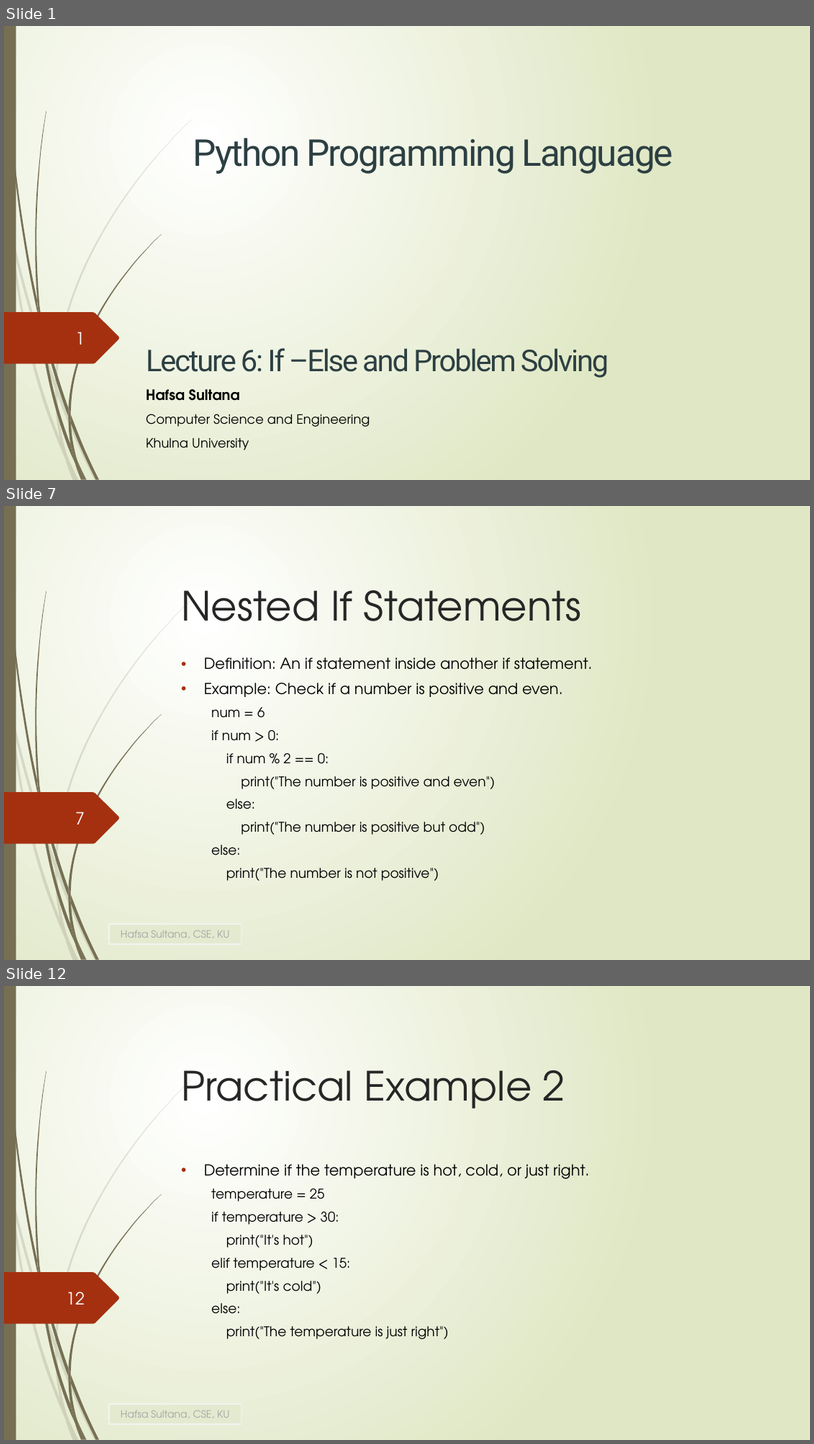
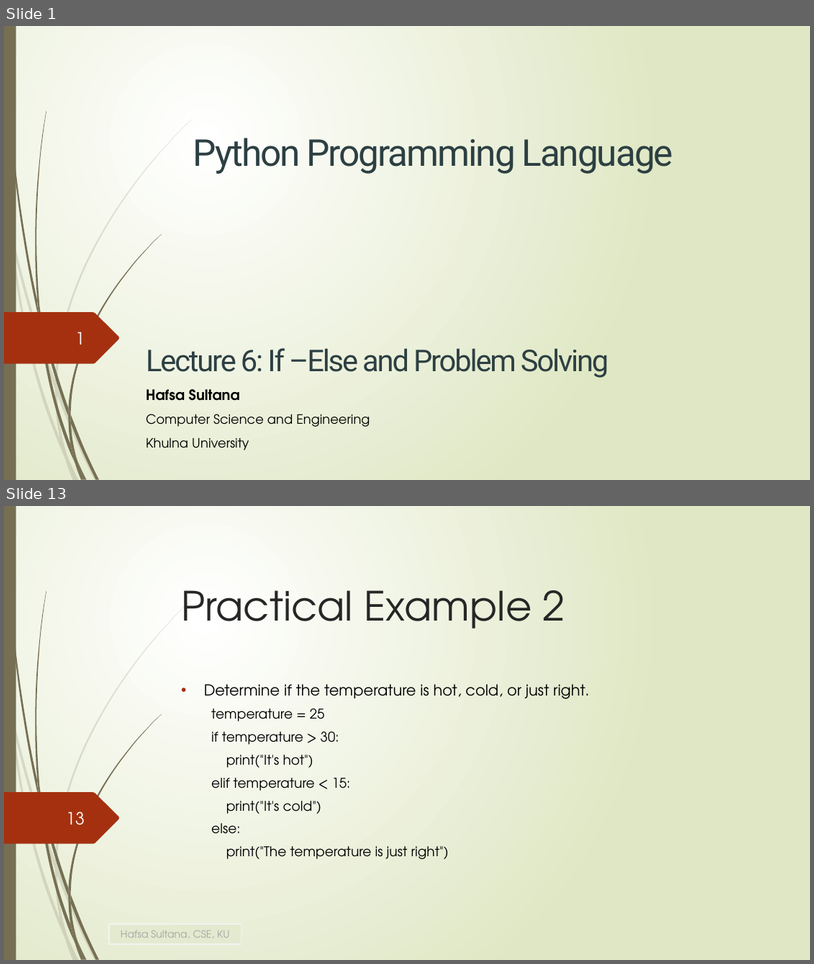
Before and after one commit to HafsaSultana/Python-Programming-Course-of-Bangladesh-Computer-Council, a slide deck: Lecture/Lecture6_If_Else.pptx. Shown one above the other, each under a label of ours: slides 1, 7 and 12 before the commit, slides 1 and 13 after it; the slides between them are not shown. The pictures are 814x1444 and 814x964 pixels, drawn with LibreOffice and Linux fonts; fonts in the diff are those of the drawing. Boxes give left, top, right and bottom in pixels: in the first picture for what was removed or moved away, otherwise in the second. Text is boxed around its words. In the diff, an @@ line names an element or a change of style, - is before the commit and + after.

```diff
--- a/Lecture/Lecture6_If_Else.pptx
+++ b/Lecture/Lecture6_If_Else.pptx
@@ slide 7 removed at (4, 506, 810, 960), background gradient #FFFFFF to #DFE8C4; not listed: 24 template elements that a slide beside it also shows @@
@@ title removed at (181, 590, 581, 621) @@
-Nested If Statements
@@ subtitle removed at (204, 657, 593, 880) @@
-• Definition: An if statement inside another if statement.
-• Example: Check if a number is positive and even.
-  num = 6
-  if num > 0:
-  if num % 2 == 0:
-  print("The number is positive and even")
-  else:
-  print("The number is positive but odd")
-  else:
-  print("The number is not positive")
@@ page number removed at (75, 811, 85, 824) @@
-7
@@ rectangle removed at (109, 924, 241, 944) @@
-Hafsa Sultana, CSE, KU
@@ what was slide 12 is now slide 13 @@
@@ page number at (66, 811, 85, 825): text changed @@
-12
+13
```
Also in this commit, not shown: 13 slides changed, 4 slides added, 1 other slide removed, 10 other files.
